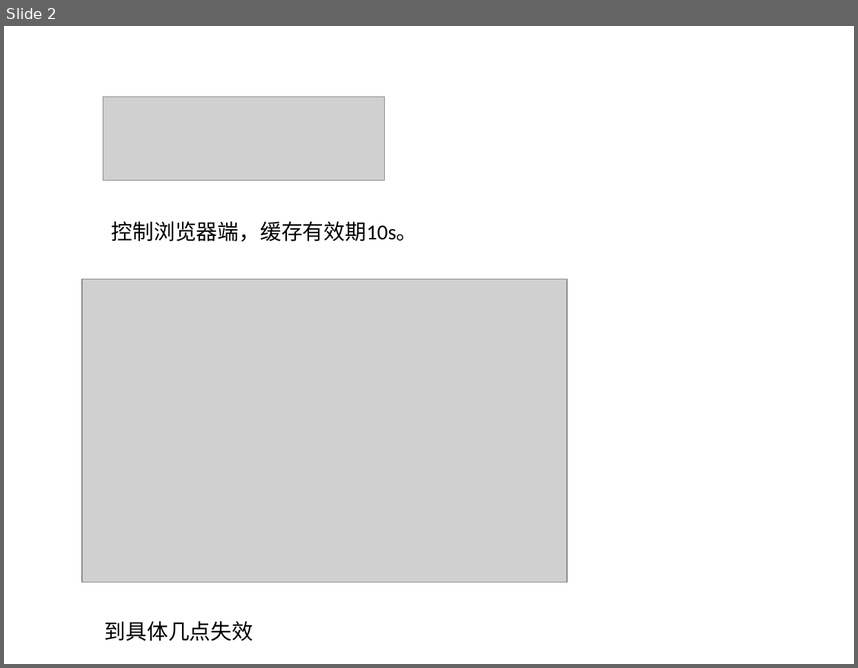
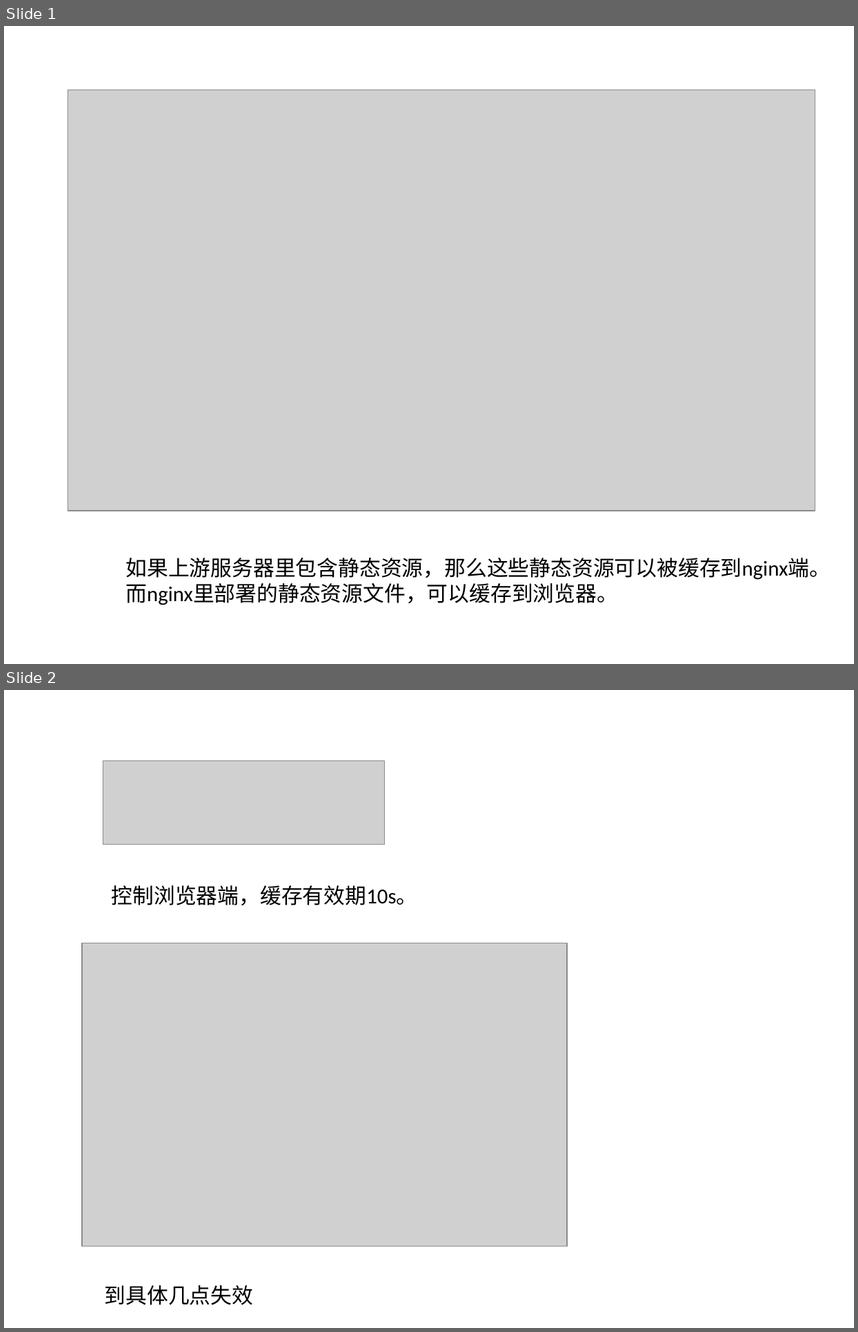
Before and after one commit to xiangming-fang/foodie-dev, a slide deck: doc/ppt/第二阶段/24 nginx 控制浏览器缓存.pptx. Shown one above the other, each under a label of ours: slide 2 before the commit, slides 1 and 2 after it. The pictures are 858x668 and 858x1332 pixels, drawn with LibreOffice and Linux fonts; fonts in the diff are those of the drawing; grey boxes stand for pictures. Boxes give left, top, right and bottom in pixels: in the first picture for what was removed or moved away, otherwise in the second. Text is boxed around its words. In the diff, an @@ line names an element or a change of style, - is before the commit and + after.

Commit message:
浏览器缓存、nginx反向代理缓存、动静分离

```diff
--- a/doc/ppt/第二阶段/24 nginx 控制浏览器缓存.pptx
+++ b/doc/ppt/第二阶段/24 nginx 控制浏览器缓存.pptx
@@ slide 1 added at (4, 26, 854, 664), background #FFFFFF @@
@@ picture added at (67, 89, 815, 510) @@
@@ text added at (125, 557, 831, 605), 18 pt, text #000000 @@
+如果上游服务器里包含静态资源，那么这些静态资源可以被缓存到nginx端。
+而nginx里部署的静态资源文件，可以缓存到浏览器。
```
Also in this commit, not shown: 1 slide removed, 6 other files.
